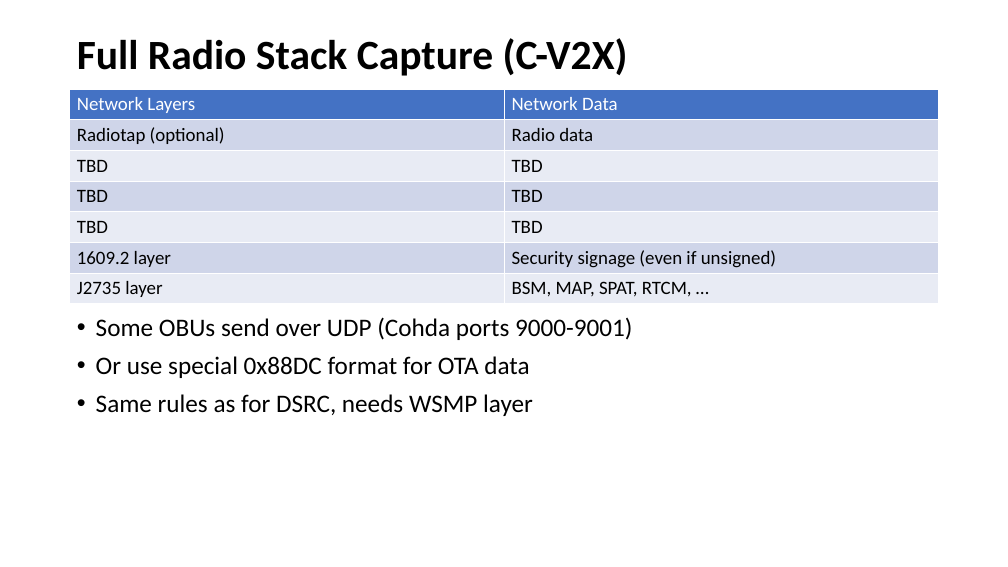
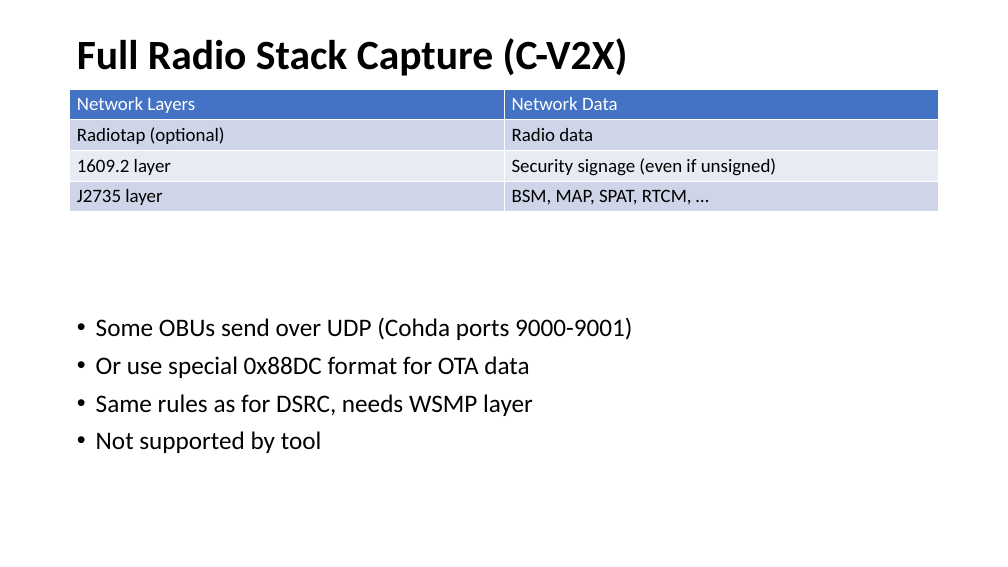
Before and after one commit to nprobert/j2735_tools, a slide deck: slide 10 of docs/NTCNA PCAP Decoder JSON Converter.pptx (slide 9 before the commit). Drawn at 1008x567 pixels with LibreOffice and Linux fonts; fonts in the diff are those of the drawing. Boxes give left, top, right and bottom in pixels: in the first picture for what was removed or moved away, otherwise in the second. Text is boxed around its words. In the diff, an @@ line names an element or a change of style, - is before the commit and + after.

```diff
--- a/docs/NTCNA PCAP Decoder JSON Converter.pptx
+++ b/docs/NTCNA PCAP Decoder JSON Converter.pptx
@@ table at (x1=70, y1=89, x2=939, y2=212) @@
-row 3: TBD | TBD
-row 4: TBD | TBD
-row 5: TBD | TBD
@@ text at (x1=96, y1=431, x2=322, y2=453): paragraph added @@
+• Not supported by tool
```
Also in this commit, not shown: 8 other slides changed, 2 slides added, 2 slides removed.
